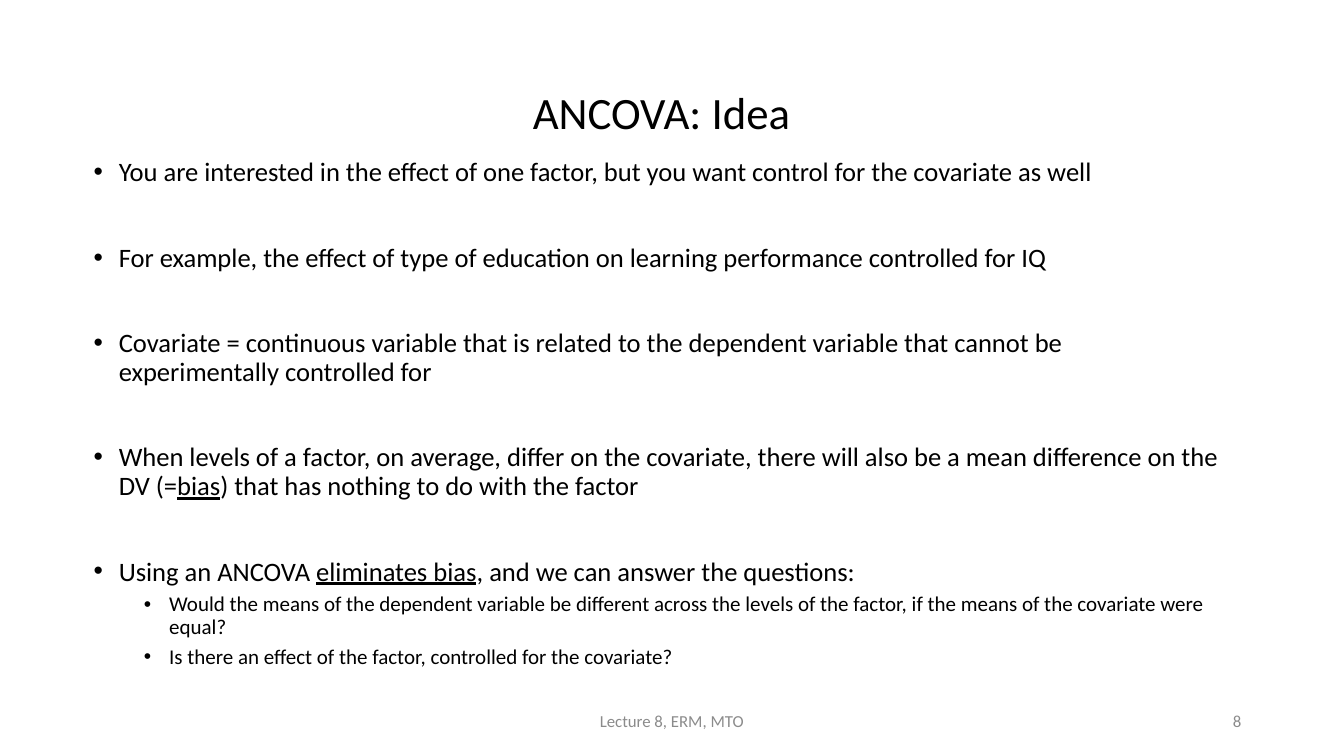
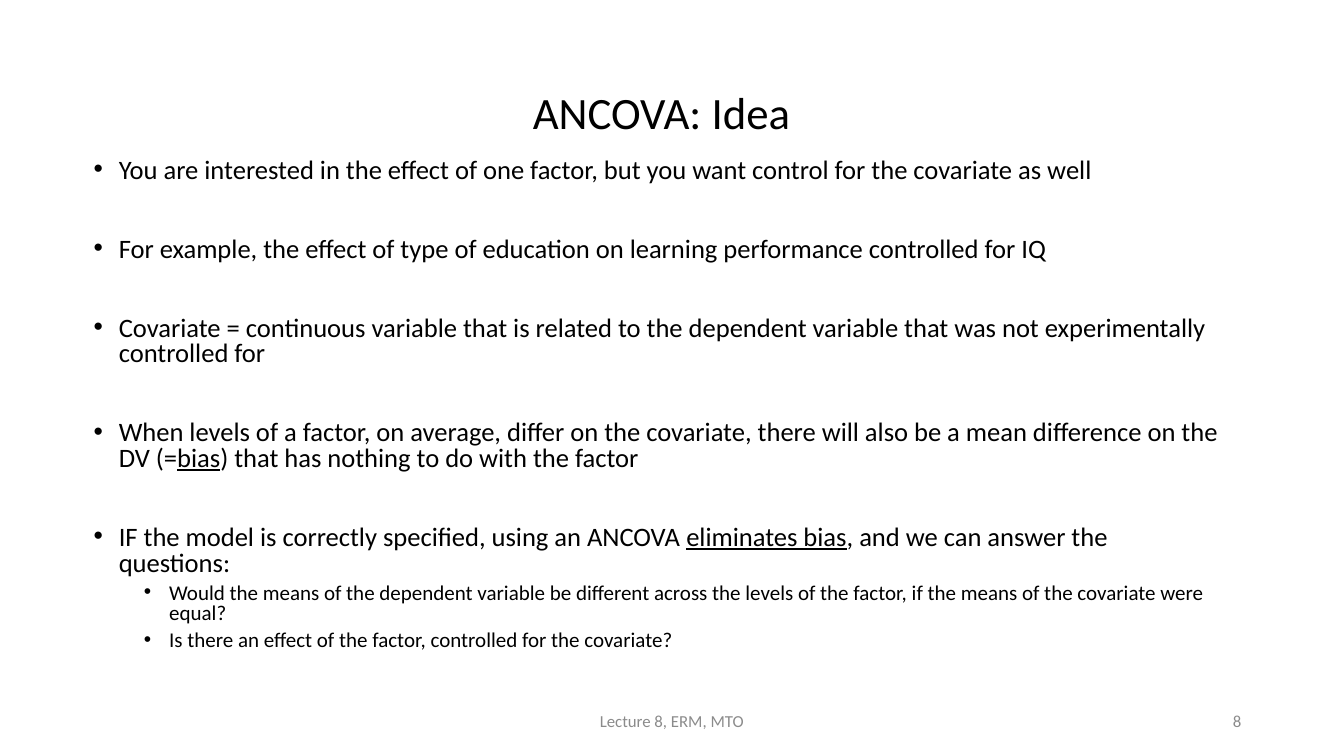
Before and after one commit to cjvanlissa/erm, a slide deck: slide 8 of HC08/HC8_EN.pptx. Drawn at 1344x756 pixels with LibreOffice and Linux fonts; fonts in the diff are those of the drawing. Boxes give left, top, right and bottom in pixels: in the first picture for what was removed or moved away, otherwise in the second. Text is boxed around its words. In the diff, an @@ line names an element or a change of style, - is before the commit and + after.

```diff
--- a/HC08/HC8_EN.pptx
+++ b/HC08/HC8_EN.pptx
@@ text at (x1=119, y1=160, x2=1217, y2=650): line spacing 0.9 to 0.8 @@
@@ text at (x1=119, y1=318, x2=1205, y2=363): text changed @@
-• Covariate = continuous variable that is related to the dependent variable that cannot be experimentally controlled for
+• Covariate = continuous variable that is related to the dependent variable that was not experimentally controlled for
@@ text at (x1=119, y1=527, x2=1107, y2=577): text changed @@
-• Using an ANCOVA eliminates bias, and we can answer the questions:
+• IF the model is correctly specified, using an ANCOVA eliminates bias, and we can answer the questions:
```
Also in this commit, not shown: 4 other slides changed.
